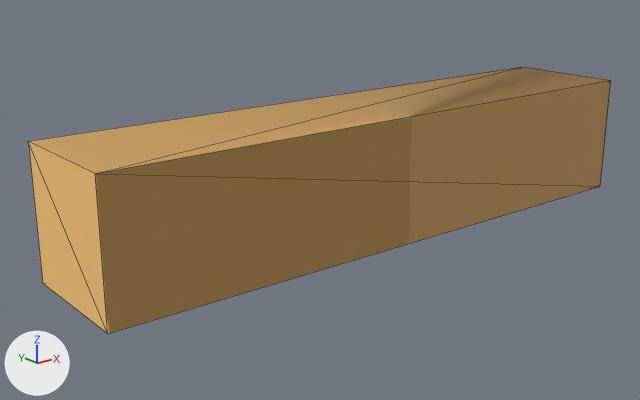
The glTF model assets/models/fx/tracer.lod1.glb as it was, and as the next commit left it.
Both versions are drawn from a 50 mm lens placed at (-0.545, -0.612, 0.224), pointed at (-0.04, 0.02, -0.029). Every picture has the same lights, and +X, +Y and +Z are marked at lower left. The first picture is the older version. Mesh edges are drawn as thin lines.

Script lines for the objects in view, before the commit:
```python
me_mesh_0 = bpy.data.meshes.new('Mesh_0')
me_mesh_0.from_pydata(...)  # a box spanning x -0.3..0.3, y -0.06..0.06, z -0.06..0.06
me_mesh_0.materials.append(mat_tracer)  # orange #ffcb7c
ob_mesh_0 = bpy.data.objects.new('Mesh_0', me_mesh_0)
ob_mesh_0.location = (0.0, 0.0, 0.0)
```
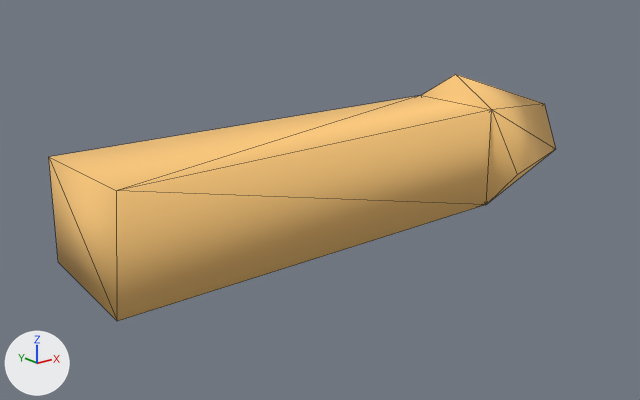
What changed in the scene script:
```text
Change me_mesh_0:
    used by ob_mesh_0; location = (0.0, 0.0, 0.0)
    remove me_mesh_0.from_pydata(...)  # 8 vertices, 12 faces; spans x -0.3..0.3, y -0.06..0.06, z -0.06..0.06
    add me_mesh_0.from_pydata(...)  # 15 vertices, 30 faces; spans x -0.285..0.248, y -0.074..0.074, z -0.074..0.074
    me_mesh_0 part 1: the whole mesh is rebuilt
```

Pixel boxes [x1, y1, x2, y2] of what changed, in the pictures (640 x 400 px):
'Mesh_0', reshaped (13% narrower, 7% shorter): before [28, 67, 611, 333]; after [49, 74, 556, 321]
